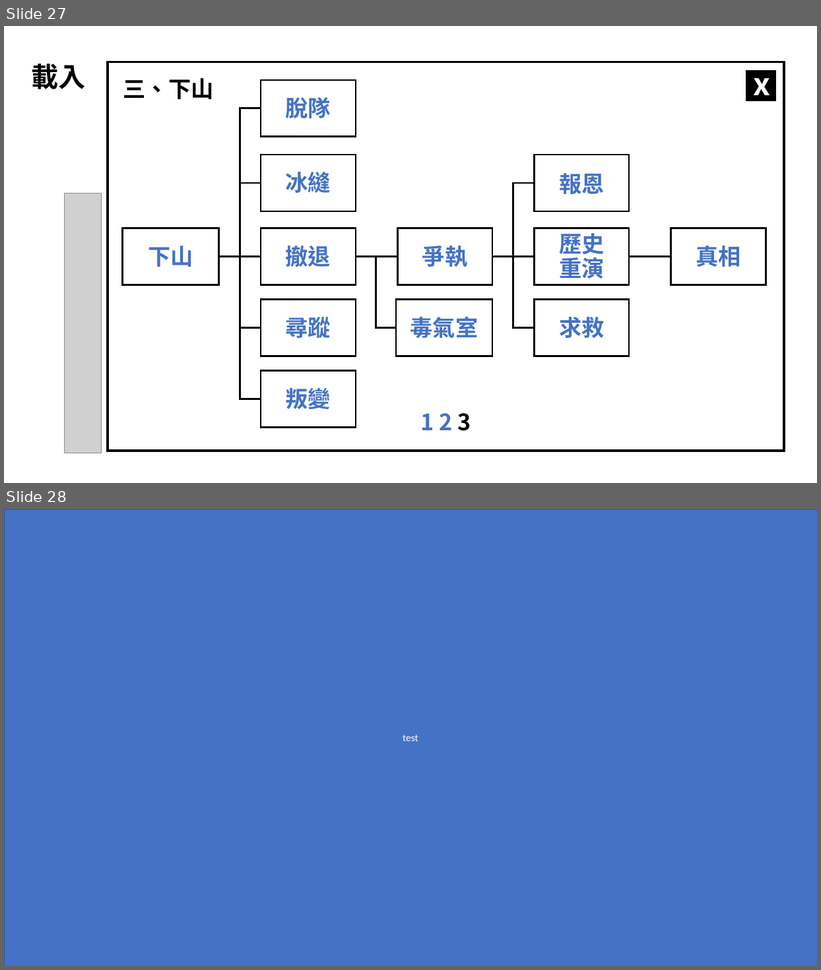
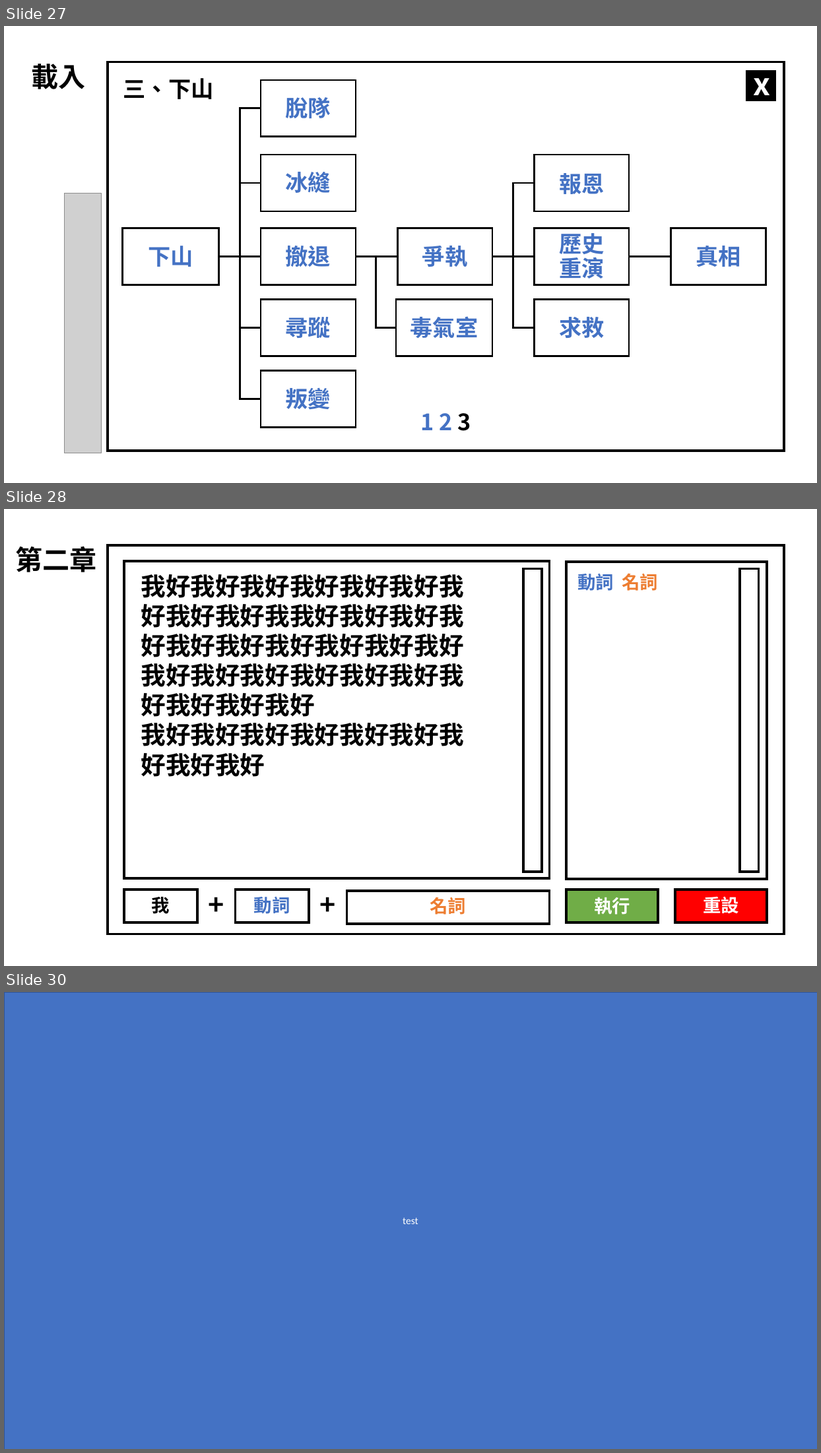
Before and after one commit to jxu930504/C_project, a slide deck: UI_PX.pptx. Shown one above the other, each under a label of ours: slides 27 and 28 before the commit, slides 27, 28 and 30 after it; the slides between them are not shown. The pictures are 821x970 and 821x1453 pixels, drawn with LibreOffice and Linux fonts; fonts in the diff are those of the drawing; grey boxes stand for pictures. Boxes give left, top, right and bottom in pixels: in the first picture for what was removed or moved away, otherwise in the second. Text is boxed around its words. In the diff, an @@ line names an element or a change of style, - is before the commit and + after.

```diff
--- a/UI_PX.pptx
+++ b/UI_PX.pptx
@@ slide 28 added at bbox=[4, 509, 817, 966], background #FFFFFF @@
@@ text added at bbox=[16, 546, 97, 572], 48 pt, text #000000, bold @@
+第二章
@@ rectangle added at bbox=[107, 545, 783, 934], outline #000000 4.5 pt @@
@@ rectangle added at bbox=[124, 561, 550, 879], outline #000000 4.5 pt @@
@@ rectangle added at bbox=[566, 562, 767, 879], outline #000000 4.5 pt @@
@@ text added at bbox=[141, 574, 463, 777], 44 pt, text #000000, bold @@
+我好我好我好我好我好我好我好我好我好我我好我好我好我好我好我好我好我好我好我好我好我好我好我好我好我好我好我好我好我好
+我好我好我好我好我好我好我好我好我好
@@ rectangle added at bbox=[523, 569, 542, 872], outline #000000 4.5 pt @@
@@ text added at bbox=[578, 573, 659, 591], 32 pt, text #4472C4, bold @@
+動詞 名詞
@@ rectangle added at bbox=[740, 569, 758, 872], outline #000000 4.5 pt @@
@@ rectangle added at bbox=[124, 890, 197, 923], outline #000000 4.5 pt @@
@@ text added at bbox=[152, 897, 170, 914], 32 pt, text #000000, bold @@
+我
@@ text added at bbox=[190, 890, 243, 923], 48 pt, text #000000, bold @@
++
@@ rectangle added at bbox=[236, 890, 309, 923], outline #000000 4.5 pt @@
@@ text added at bbox=[254, 897, 290, 914], 32 pt, text #4472C4, bold @@
+動詞
@@ text added at bbox=[302, 890, 354, 923], 48 pt, text #000000, bold @@
++
@@ rectangle added at bbox=[347, 891, 549, 924], outline #000000 4.5 pt @@
@@ text added at bbox=[430, 897, 467, 915], 32 pt, text #ED7D31, bold @@
+名詞
@@ rectangle added at bbox=[566, 890, 658, 923], fill #70AD47, outline #000000 4.5 pt @@
@@ text added at bbox=[594, 897, 630, 915], 32 pt, text #FFFFFF, bold @@
+執行
@@ rectangle added at bbox=[675, 890, 767, 923], fill #FF0000, outline #000000 4.5 pt @@
@@ text added at bbox=[703, 897, 739, 914], 32 pt, text #FFFFFF, bold @@
+重設
@@ what was slide 28 is now slide 30 @@
```
Also in this commit, not shown: 1 other slide added, 9 other files.
